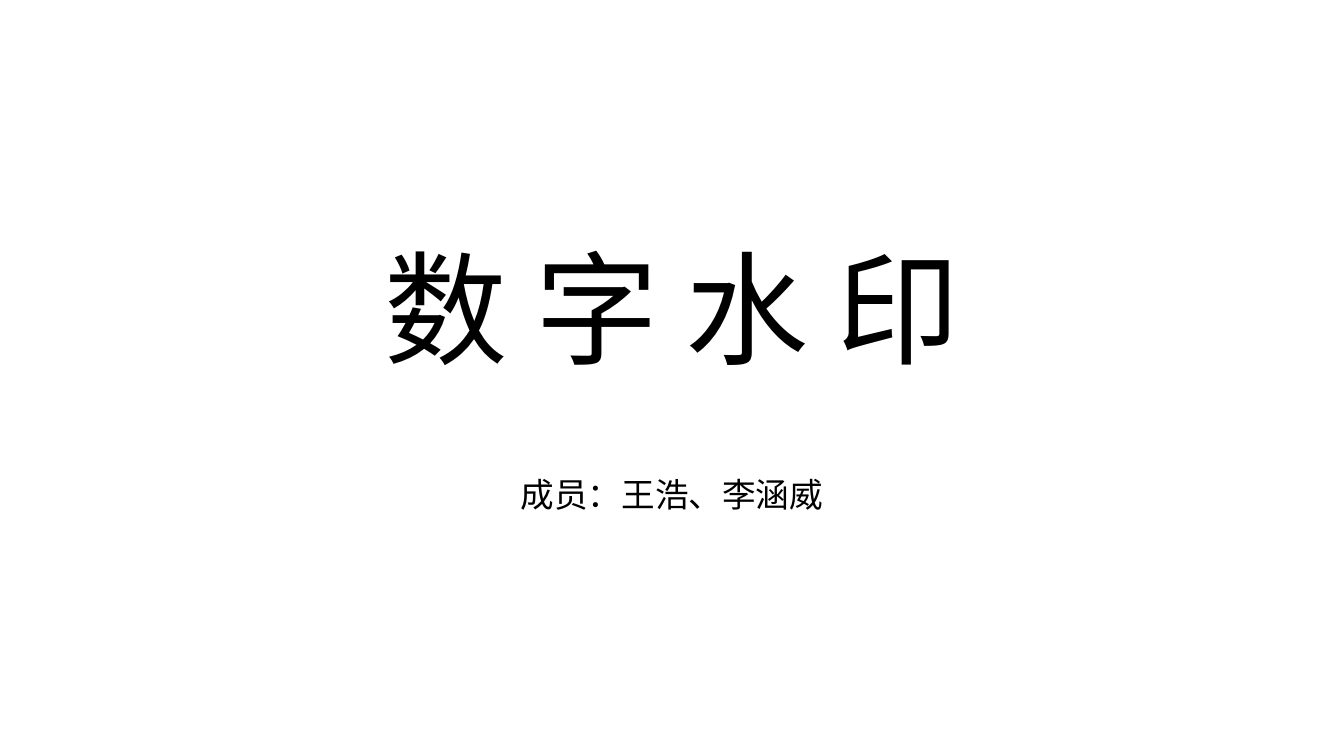
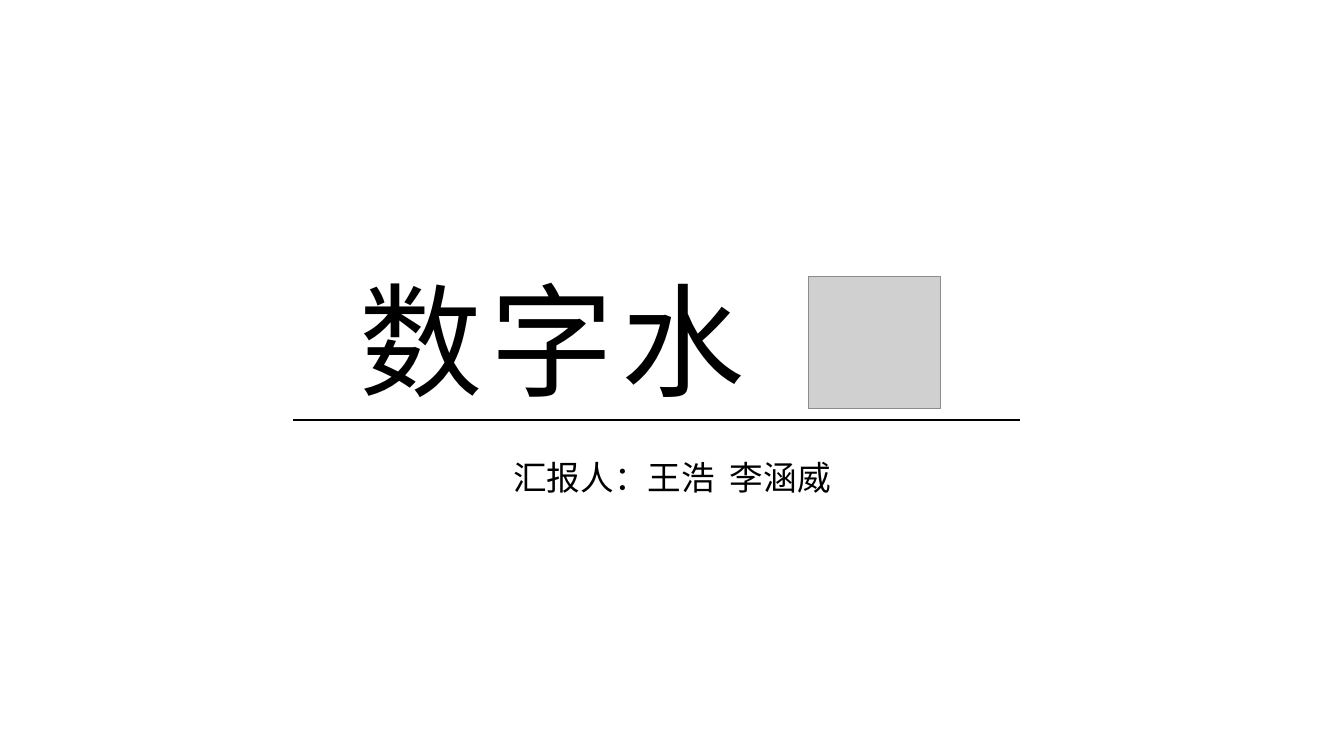
Before and after one commit to haowang-cqu/digital-watermark, a slide deck: slide 1 of doc/数字水印.pptx. Drawn at 1344x756 pixels with LibreOffice and Linux fonts; fonts in the diff are those of the drawing; grey boxes stand for pictures. Boxes give left, top, right and bottom in pixels: in the first picture for what was removed or moved away, otherwise in the second. Text is boxed around its words. In the diff, an @@ line names an element or a change of style, - is before the commit and + after.

```diff
--- a/doc/数字水印.pptx
+++ b/doc/数字水印.pptx
@@ title at bbox=[359, 276, 877, 409]: spaces changed @@
-数 字 水 印
+数字水印
@@ picture added at bbox=[809, 276, 941, 408] @@
@@ line added from (293, 420) to (1020, 420), #000000 1.5 pt @@
@@ subtitle at bbox=[513, 461, 831, 493]: text changed @@
-成员：王浩、李涵威
+汇报人：王浩 李涵威
```
Also in this commit, not shown: 10 other slides changed, 1 slide removed.
